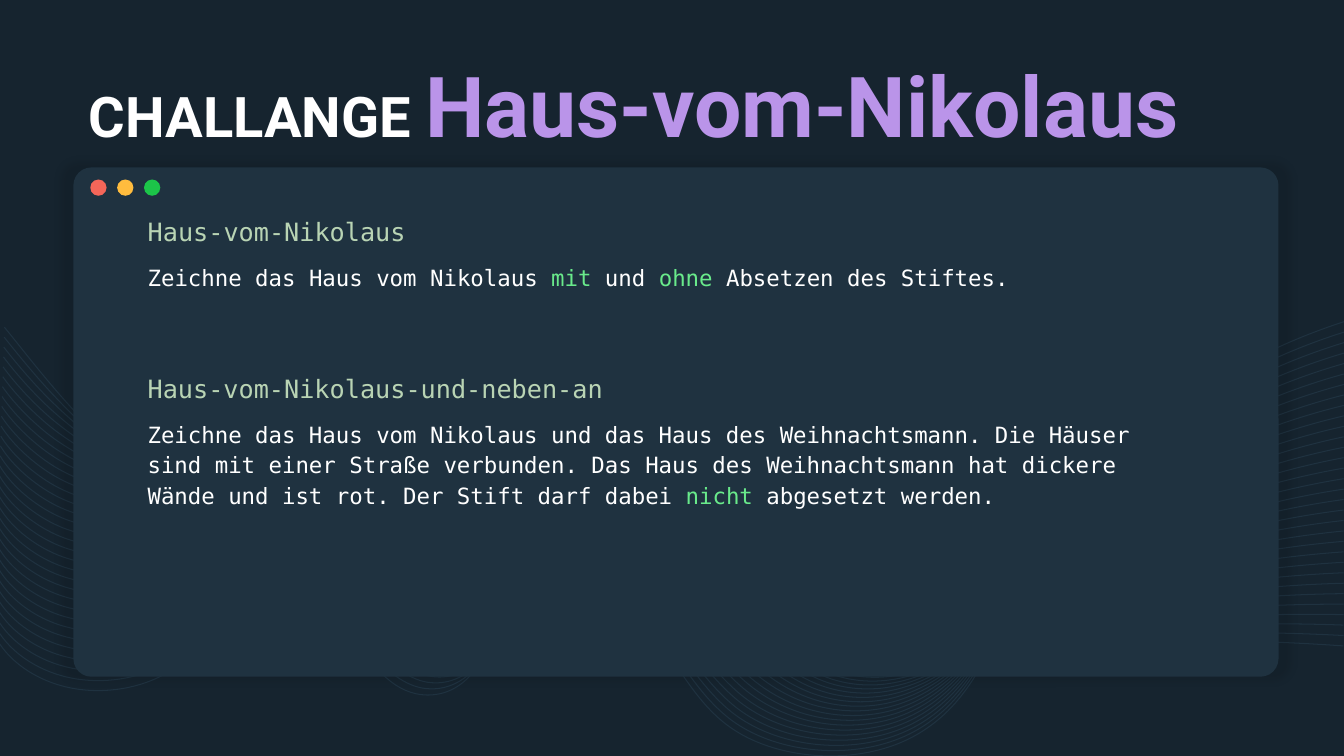
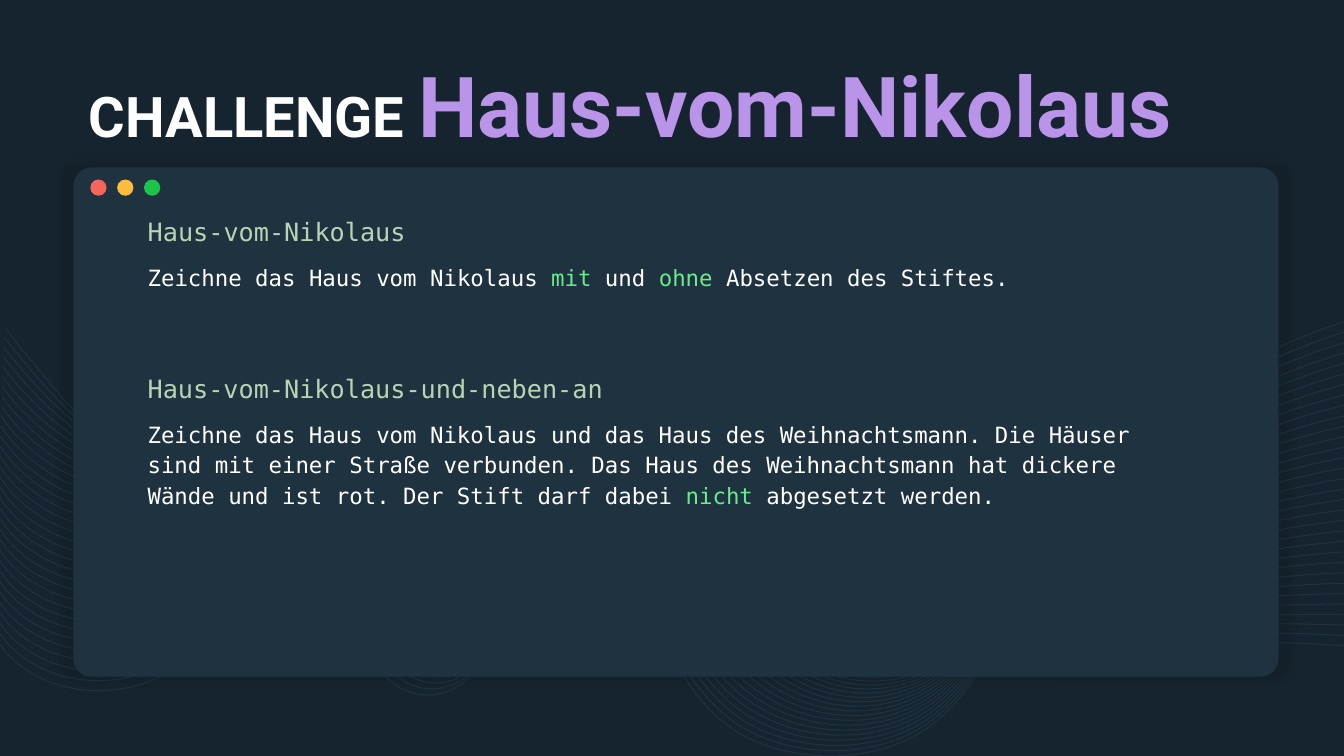
Before and after one commit to derech1e/python-beginner-course, a slide deck: slide 14 of 006/lesson_6.pptx. Drawn at 1344x756 pixels with LibreOffice and Linux fonts; fonts in the diff are those of the drawing. Boxes give left, top, right and bottom in pixels: in the first picture for what was removed or moved away, otherwise in the second. Text is boxed around its words. In the diff, an @@ line names an element or a change of style, - is before the commit and + after.

```diff
--- a/006/lesson_6.pptx
+++ b/006/lesson_6.pptx
@@ title at [89,74,1171,138]: text changed @@
-CHALLANGE Haus-vom-Nikolaus
+CHALLENGE Haus-vom-Nikolaus
```
Also in this commit, not shown: 5 other slides changed, 2 other files.
